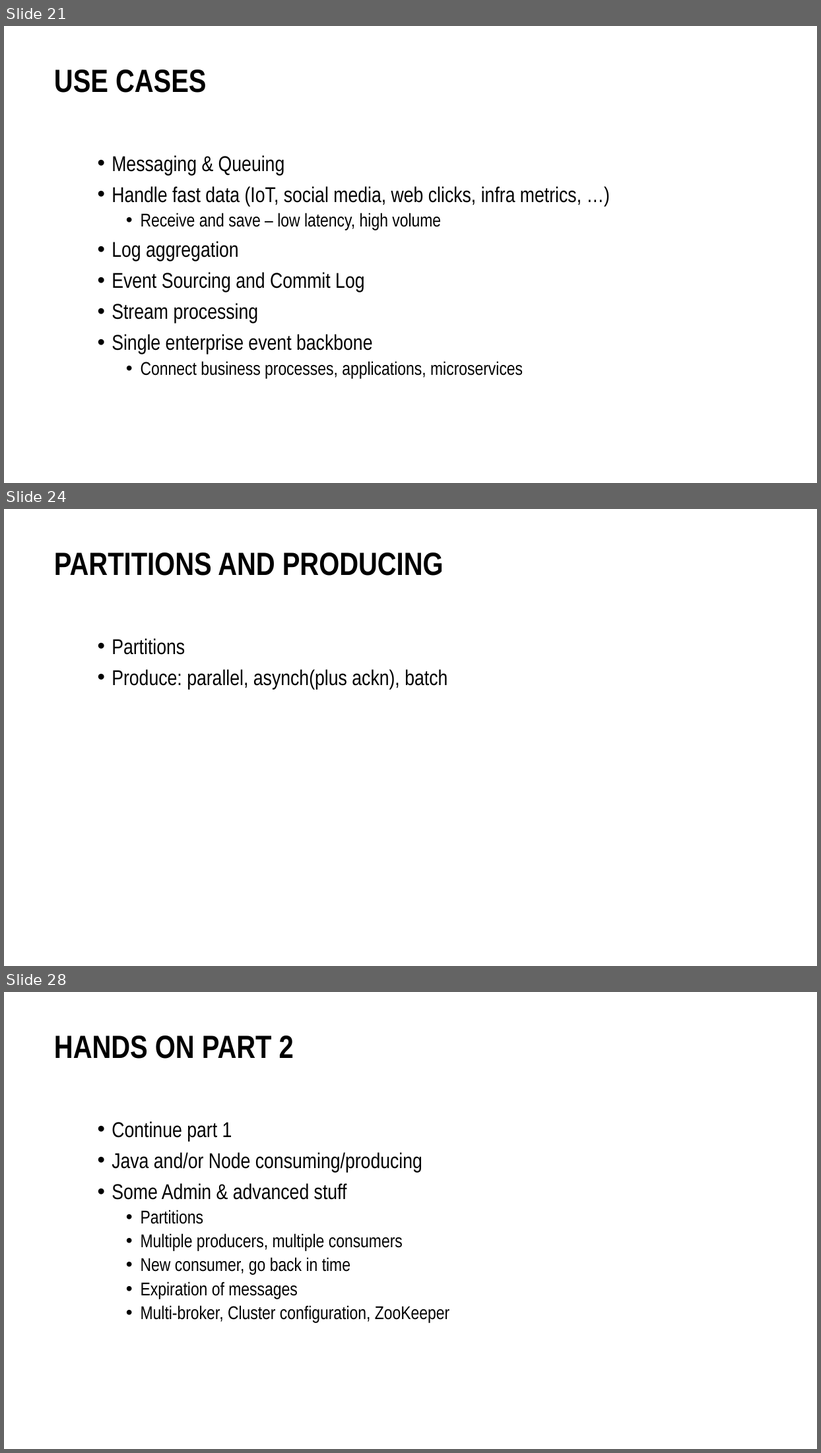
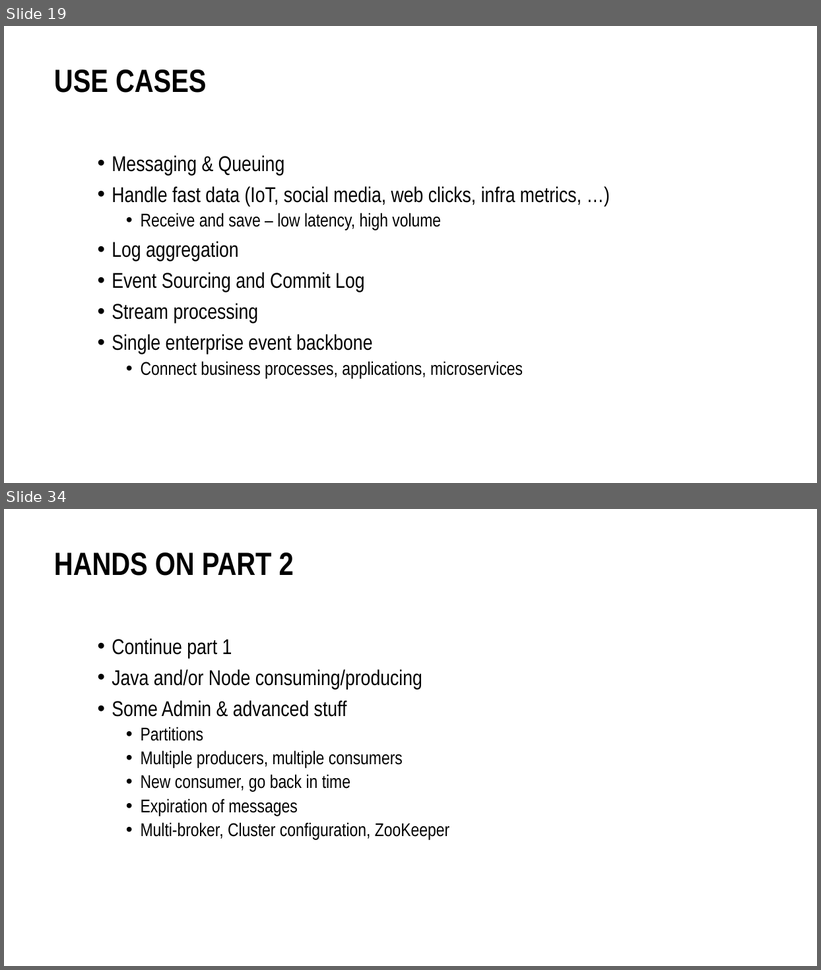
Before and after one commit to MaartenSmeets/kafka-workshop, a slide deck: Kafka_SIG_09feb2017.pptx. Shown one above the other, each under a label of ours: slides 21, 24 and 28 before the commit, slides 19 and 34 after it; the slides between them are not shown. The pictures are 821x1453 and 821x970 pixels, drawn with LibreOffice and Linux fonts; fonts in the diff are those of the drawing; background and template pictures are left out. Boxes give left, top, right and bottom in pixels: in the first picture for what was removed or moved away, otherwise in the second. Text is boxed around its words. In the diff, an @@ line names an element or a change of style, - is before the commit and + after.

```diff
--- a/Kafka_SIG_09feb2017.pptx
+++ b/Kafka_SIG_09feb2017.pptx
@@ slide 24 removed at <box>4,509,817,966</box>, background #FFFFFF @@
@@ title removed at <box>54,553,444,576</box> @@
-PARTITIONS AND PRODUCING
@@ text removed at <box>112,638,448,689</box> @@
-• Partitions
-• Produce: parallel, asynch(plus ackn), batch
@@ what was slide 21 is now slide 19 @@
@@ what was slide 28 is now slide 34 @@
```
Also in this commit, not shown: 7 slides changed, 9 slides added, 2 other slides removed.
